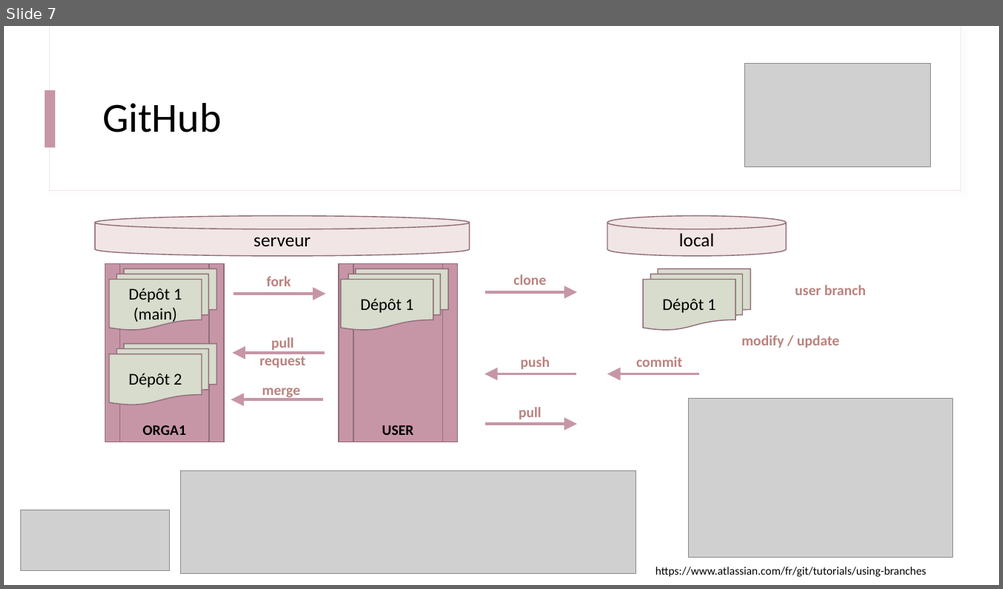
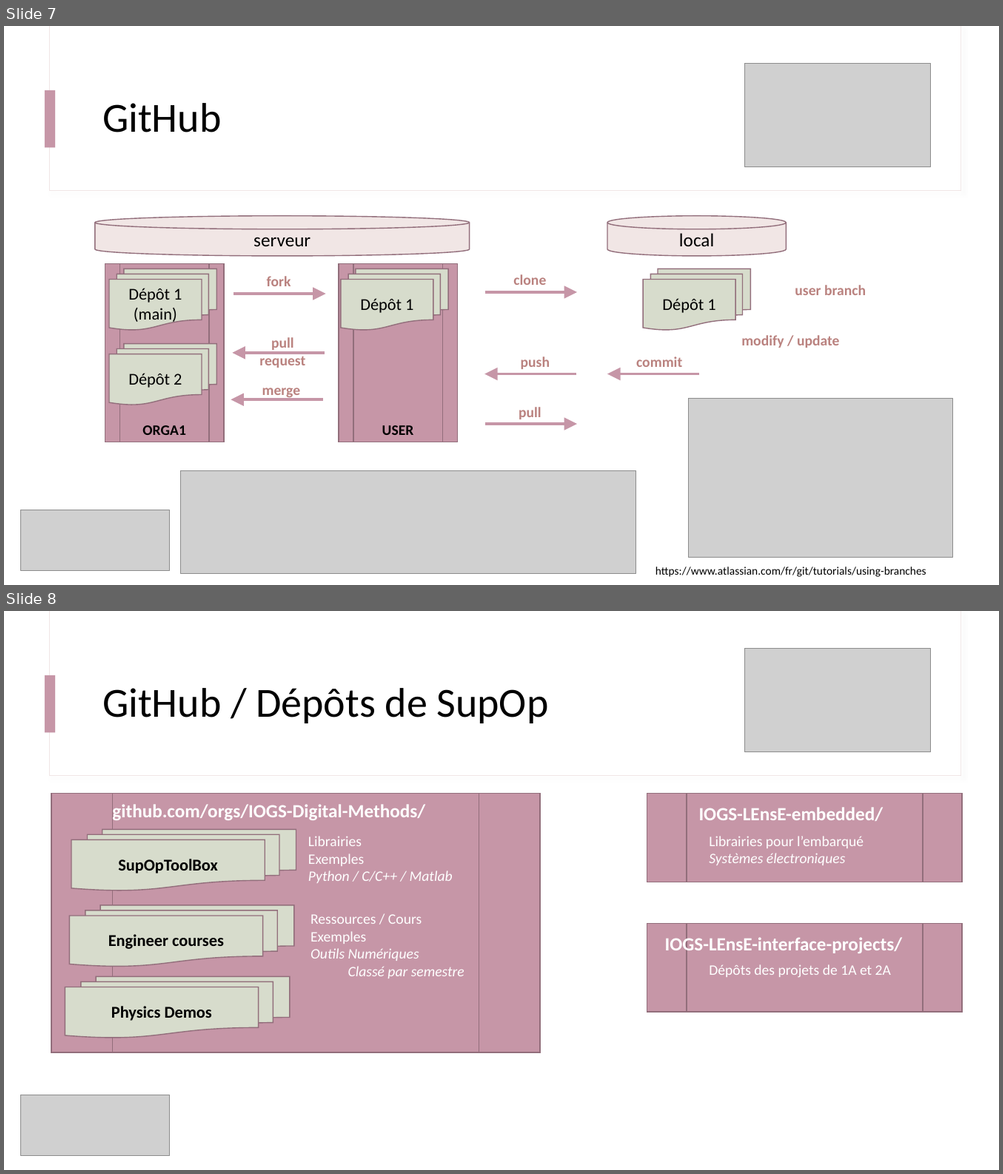
Before and after one commit to jvillemejane/SupOpToolboxes, a slide deck: engineer_courses/s5_outils_numeriques/b0_demistifier_python/B0_0_Outils_Methodes.pptx. Shown one above the other, each under a label of ours: slide 7 before the commit, slides 7 and 8 after it. The pictures are 1003x589 and 1003x1174 pixels, drawn with LibreOffice and Linux fonts; fonts in the diff are those of the drawing; grey boxes stand for pictures. Boxes give left, top, right and bottom in pixels: in the first picture for what was removed or moved away, otherwise in the second. Text is boxed around its words. In the diff, an @@ line names an element or a change of style, - is before the commit and + after.

```diff
--- a/engineer_courses/s5_outils_numeriques/b0_demistifier_python/B0_0_Outils_Methodes.pptx
+++ b/engineer_courses/s5_outils_numeriques/b0_demistifier_python/B0_0_Outils_Methodes.pptx
@@ slide 8 added at bbox=[4, 611, 999, 1170], background #FFFFFF; not listed: 3 template elements that a slide beside it also shows @@
@@ picture added at bbox=[745, 648, 930, 752] @@
@@ title added at bbox=[102, 688, 548, 723], 40 pt, text #000000 @@
+GitHub / Dépôts de SupOp
@@ flow chart predefined process added at bbox=[51, 794, 540, 1054], fill #C696A7, outline #926F7C 1 pt @@
@@ text added at bbox=[112, 803, 425, 823], 18 pt, text #FFFFFF, bold @@
+github.com/orgs/IOGS-Digital-Methods/
@@ flow chart predefined process added at bbox=[647, 794, 962, 883], fill #C696A7, outline #926F7C 1 pt @@
@@ text added at bbox=[699, 807, 883, 821], 18 pt, text #FFFFFF, bold @@
+IOGS-LEnsE-embedded/
@@ flow chart multidocument added at bbox=[71, 829, 296, 891], fill #D7DCCC, outline #926F7C 1 pt, 16 pt, text #000000, bold @@
+SupOpToolBox
@@ text added at bbox=[308, 836, 452, 883], 14 pt, text #FFFFFF, italic @@
+Librairies
+Exemples
+Python / C/C++ / Matlab
@@ text added at bbox=[708, 836, 863, 866], 14 pt, text #FFFFFF @@
+Librairies pour l’embarqué
+Systèmes électroniques
@@ flow chart multidocument added at bbox=[70, 906, 294, 967], fill #D7DCCC, outline #926F7C 1 pt, 16 pt, text #000000, bold @@
+Engineer courses
@@ text added at bbox=[310, 914, 464, 979], 14 pt, text #FFFFFF, italic @@
+Ressources / Cours
+Exemples
+Outils Numériques
+Classé par semestre
@@ flow chart predefined process added at bbox=[647, 923, 962, 1012], fill #C696A7, outline #926F7C 1 pt @@
@@ text added at bbox=[665, 935, 902, 955], 18 pt, text #FFFFFF, bold @@
+IOGS-LEnsE-interface-projects/
@@ text added at bbox=[708, 965, 891, 977], 14 pt, text #FFFFFF @@
+Dépôts des projets de 1A et 2A
@@ flow chart multidocument added at bbox=[65, 977, 290, 1039], fill #D7DCCC, outline #926F7C 1 pt, 16 pt, text #000000, bold @@
+Physics Demos
@@ picture added at bbox=[20, 1095, 170, 1156] @@
```
